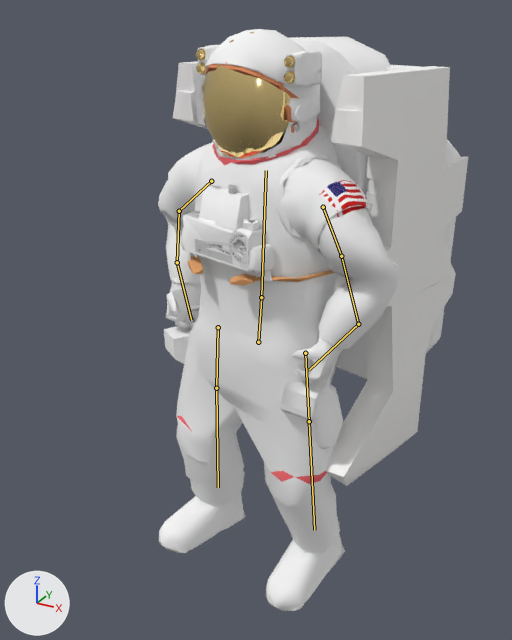
What one commit did to the glTF model apps/web/public/models/hangar/emu/emu_lod2.glb.
Rendered twice from a camera (50 mm lens) standing at (1.13, -2.12, 1.06) and looking at (-0.04, 0.0, 0.0). The axes (+X, +Y, +Z) are drawn at lower left. The lights are the same throughout. The first picture is the older version. Both versions are drawn at frame 1 of the action 'cruise'; the numbers are the values there. The bones that change, and the others that lie on the model, are drawn over the model as lines.

Names of what the first picture shows: 'emu_lod2'.
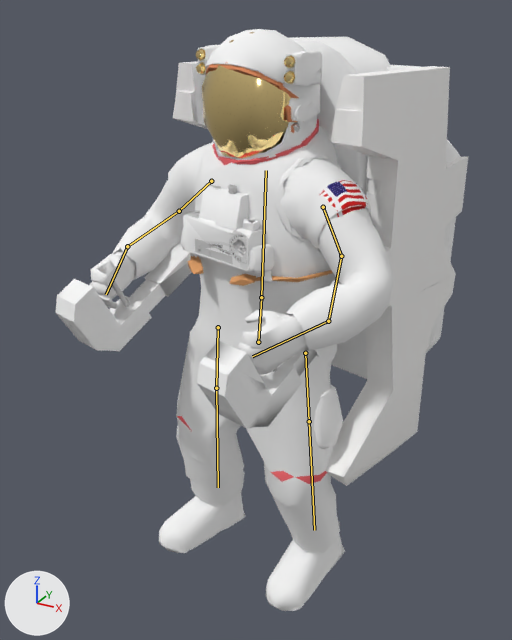
Location of each change, [x1, y1, x2, y2] in pixels of the pictures (512 x 640 px):
'emu_lod2', posed (33% wider): before [158, 29, 468, 611]; after [55, 29, 468, 611]
bone 'forearm.L', root to tip: before (341, 256) to (358, 324); after (341, 256) to (328, 321)
bone 'forearm.R', root to tip: before (179, 211) to (177, 262); after (179, 211) to (127, 246)

The edits, one by one:
Bone 'forearm.L' (bone_forearm_l) turns from (55, -15, 28) to (0, 0, 0) degrees about its own x, y and z.
Bone 'forearm.R' (bone_forearm_r) turns from (4, 2, -64) to (0, 0, 0) degrees about its own x, y and z.
